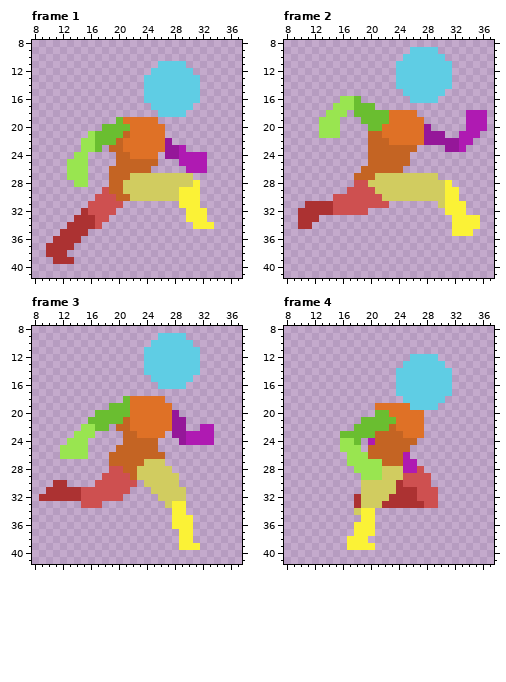
A pixel-art file gets an edit: Player/Debug/Run/run.aseprite. Above: the version before the commit.
48x48 pixels, 8 frames. Shown: frame 1: x 8..37, y 8..41; frame 2: x 8..37, y 8..41; frame 3: x 8..37, y 8..41; frame 4: x 8..37, y 8..41. The commit also changed other frames, which this record leaves out.
New version:
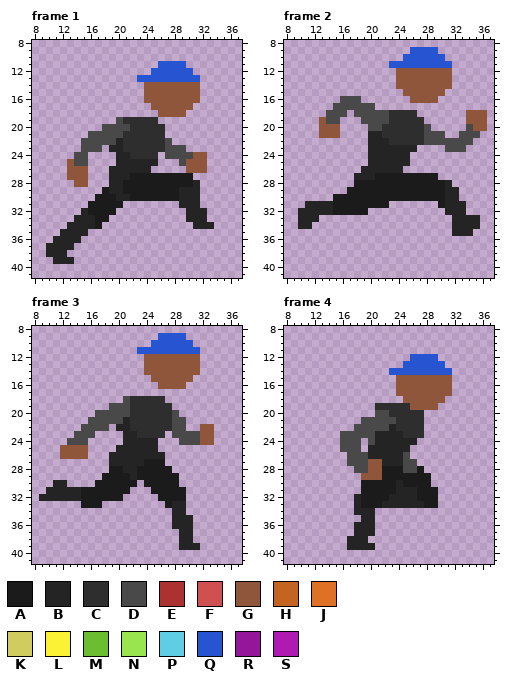
Palette (. is transparent): A #1b1b1b  B #242424  C #2e2e2e  D #494949  E #ac3232  F #ce5050  G #8f563b  H #c46423  J #df7126  K #d1cc60  L #fbf236  M #6abe30  N #99e550  P #5fcde4  Q #2754d1  R #951799  S #af1ab2
From old to new:
layer "Flattened" added
layer "Back Leg" removed
layer "Back Hand" removed
layer "Front Leg" removed
layer "Torso" removed
layer "Front Hand" removed
layer "Head" removed
Changed rows in their new state; - is an unchanged pixel.
Frame 1, layer "Flattened":
first column x 10:
11 ----------------QQQQ----
12 ---------------QQQQQQ---
13 -------------QQQQQQQQQ--
14 --------------GGGGGGGG--
15 --------------GGGGGGGG--
16 --------------GGGGGGGG--
17 ---------------GGGGGG---
18 ----------------GGGG----
19 ----------DCCCCC--------
20 --------DDDDCCCCC-------
21 ------DDDDDCCCCCC-------
22 -----DDDDDBCCCCCCD------
23 -----DDD-BBCCCCCCDDD----
24 ----DD----BBCCCC-DDDDGG-
25 ---GDD----BBBBBB---DGGG-
26 ---GGG---BBBBBB-----GGG-
27 ---GGG---BBBAAAAAAAAA---
28 ----GG---BBAAAAAAAAAAB--
29 --------ABBAAAAAAAABBB--
30 -------AAABBAAAAAAABBB--
31 ------AAAAA--------BBB--
32 -----BAAAA----------BBB-
33 ----BBBAA-----------BBB-
34 ---BBBBA-------------BBB
35 --BBBB------------------
36 -BBBB-------------------
37 BBBB--------------------
38 BBB---------------------
39 -BBB--------------------
Frame 2, layer "Flattened":
first column x 10:
 9 ----------------QQQQ-------
10 ---------------QQQQQQ------
11 -------------QQQQQQQQQ-----
12 --------------GGGGGGGG-----
13 --------------GGGGGGGG-----
14 --------------GGGGGGGG-----
15 ---------------GGGGGG------
16 ------DDD-------GGGG-------
17 -----DDDDDD----------------
18 ----DDD-DDDDDCCCC-------GGG
19 ---GDD---DDDDCCCCC------GGG
20 ---GGG----DDCCCCCCD-----DGG
21 ---GGG----BBCCCCCCDDD--DDD-
22 ----------BBBCCCCCDDDDDDD--
23 ----------BBBBBBB----DDD---
24 ----------BBBBBB-----------
25 ----------BBBBBB-----------
26 ---------BBBBBB------------
27 --------BBBAAAAAAAAA-------
28 --------AAAAAAAAAAAAAB-----
29 -------AAAAAAAAAAAAAABB----
30 -----AAAAAAAAAAAAAAAABB----
31 -BBBBAAAAAAAA-------ABBB---
32 BBBBBAAAAA-----------BBB---
33 BBB-------------------BBBB-
34 BB--------------------BBBB-
35 ----------------------BBB--
Frame 3, layer "Flattened":
first column x 9:
 9 -----------------QQQQ----
10 ----------------QQQQQQ---
11 --------------QQQQQQQQQ--
12 ---------------GGGGGGGG--
13 ---------------GGGGGGGG--
14 ---------------GGGGGGGG--
15 ----------------GGGGGG---
16 -----------------GGGG----
18 ------------DCCCCC-------
19 ----------DDDCCCCCC------
20 --------DDDDDCCCCCCD-----
21 -------DDDDDBCCCCCCDD----
22 ------DDDD-BBCCCCCCDD--GG
23 -----DDD----BBCCCC-DDDDGG
24 ----DDD-----BBBBB---DDDGG
25 ---GGGG----BBBBBB--------
26 ---GGGG---BBBBBBBB-------
27 ----------BBBBBAAA-------
28 ----------AABBAAAAA------
29 ---------AAAABAAAAAA-----
30 --BB----AAAAAA-AAAAA-----
31 -BBBBBAAAAAAA---AAAAA----
32 BBBBBBAAAAAA-----AAAA----
33 ------AAA---------ABB----
34 -------------------BB----
35 -------------------BBB---
36 -------------------BBB---
37 --------------------BB---
38 --------------------BB---
39 --------------------BBB--
Frame 4, layer "Flattened":
first column x 16:
12 ----------QQQQ--
13 ---------QQQQQQ-
14 -------QQQQQQQQQ
15 --------GGGGGGGG
16 --------GGGGGGGG
17 --------GGGGGGGG
18 ---------GGGGGG-
19 -----CCCCCGGGG--
20 -----DDCCCCC----
21 ---DDDDDCCCC----
22 --DDDDDBCCCC----
23 DDDDDBBBBCCC----
24 DDD-DBBBBBB-----
25 DDD-BBBBBB------
26 -DDDBBBBBD------
27 -DDDGGBBBDD-----
28 --DDGGAAADDA----
29 ---GGGAAAAAAA---
30 ---AAAAABAAAA---
31 ---AAAAABBBAAA--
32 --BAAAABBBBAAA--
33 --BAAABBBBBBAA--
34 --BBB-----------
35 ---BB-----------
36 --BBB-----------
37 --BBB-----------
38 -BBB------------
39 -BBBB-----------
Boxes around the changes in both pictures, in picture pixels (x1, y1, x2, y2):
changed: (46, 61, 214, 264)
changed: (298, 47, 487, 236)
changed: (39, 333, 214, 550)
changed: (340, 354, 452, 550)
